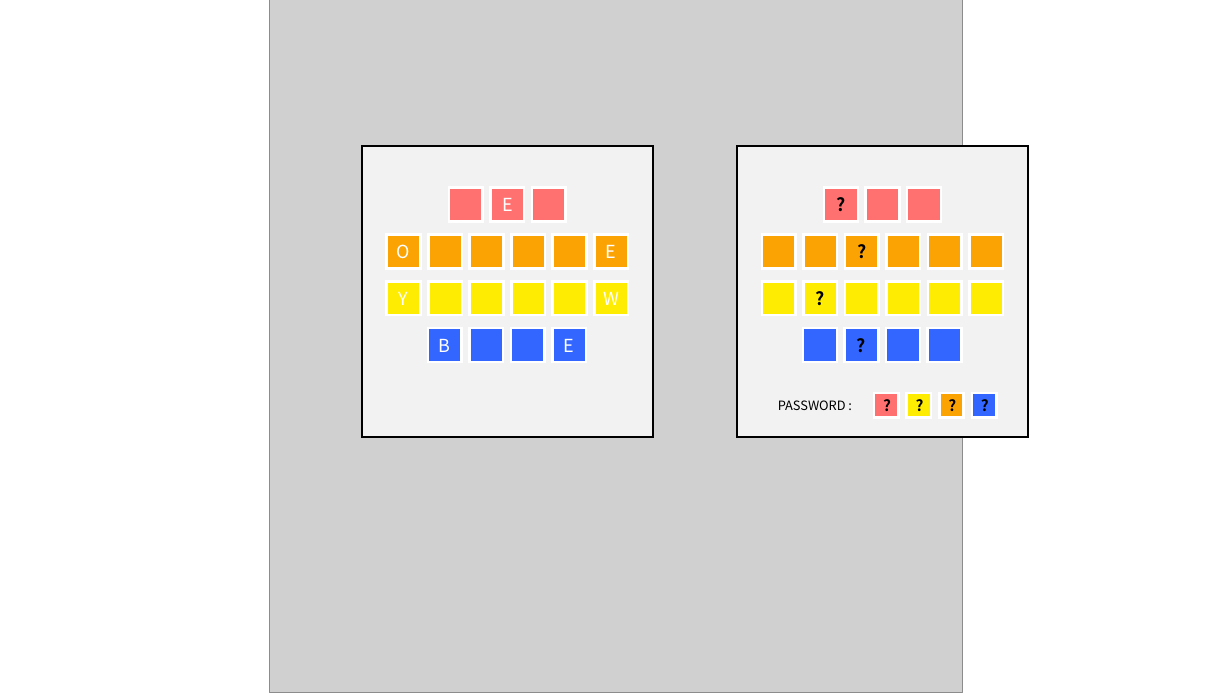
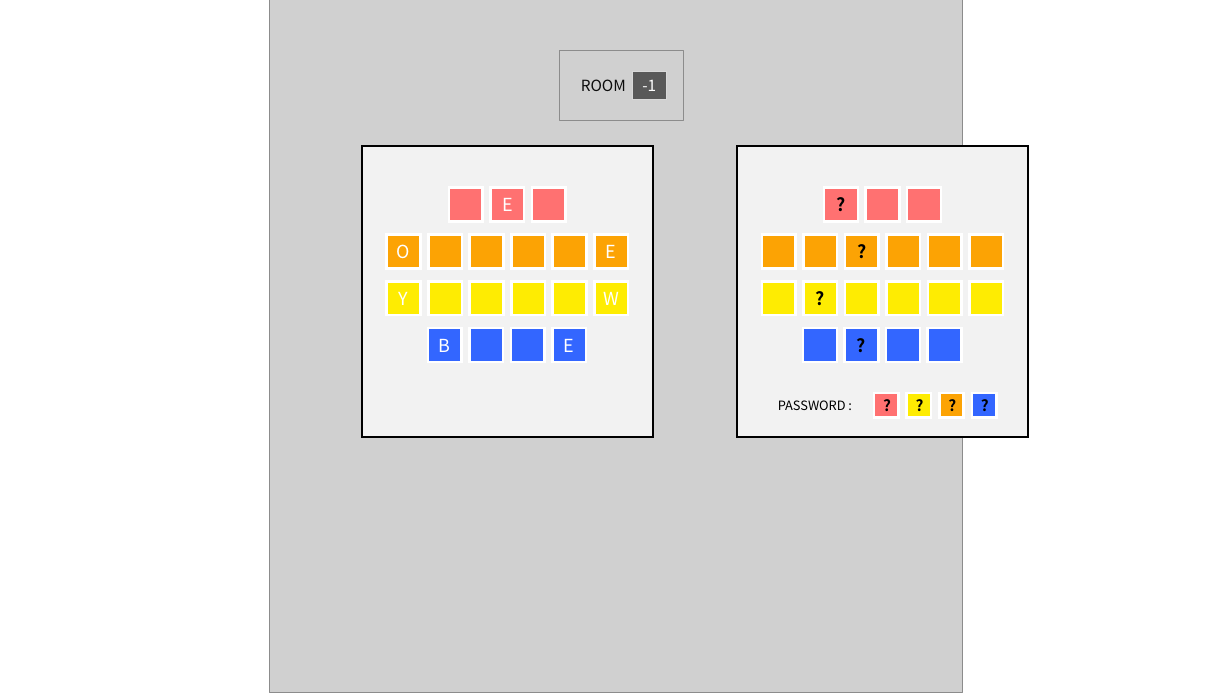
Before and after one commit to SangYoonLee1231/TIL_Study_Note, a slide deck: slide 4 of 미궁 제작 작업/PASSWORLD ESCAPE/패스월드 이스케이프 수정본.pptx. Drawn at 1232x693 pixels with LibreOffice and Linux fonts; fonts in the diff are those of the drawing; grey boxes stand for pictures. Boxes give left, top, right and bottom in pixels: in the first picture for what was removed or moved away, otherwise in the second. Text is boxed around its words. In the diff, an @@ line names an element or a change of style, - is before the commit and + after.

```diff
--- a/미궁 제작 작업/PASSWORLD ESCAPE/패스월드 이스케이프 수정본.pptx
+++ b/미궁 제작 작업/PASSWORLD ESCAPE/패스월드 이스케이프 수정본.pptx
@@ picture added at (x1=560, y1=50, x2=684, y2=119) @@
@@ text added at (x1=581, y1=79, x2=626, y2=91), 12 pt, text #0D0D0D @@
+ROOM
@@ rectangle added at (x1=632, y1=71, x2=665, y2=99), fill #595959, outline #D9D9D9 0.75 pt, 12 pt, text #FFFFFF @@
+-1
```
Also in this commit, not shown: 4 other slides changed, 2 slides added, 17 other files.
